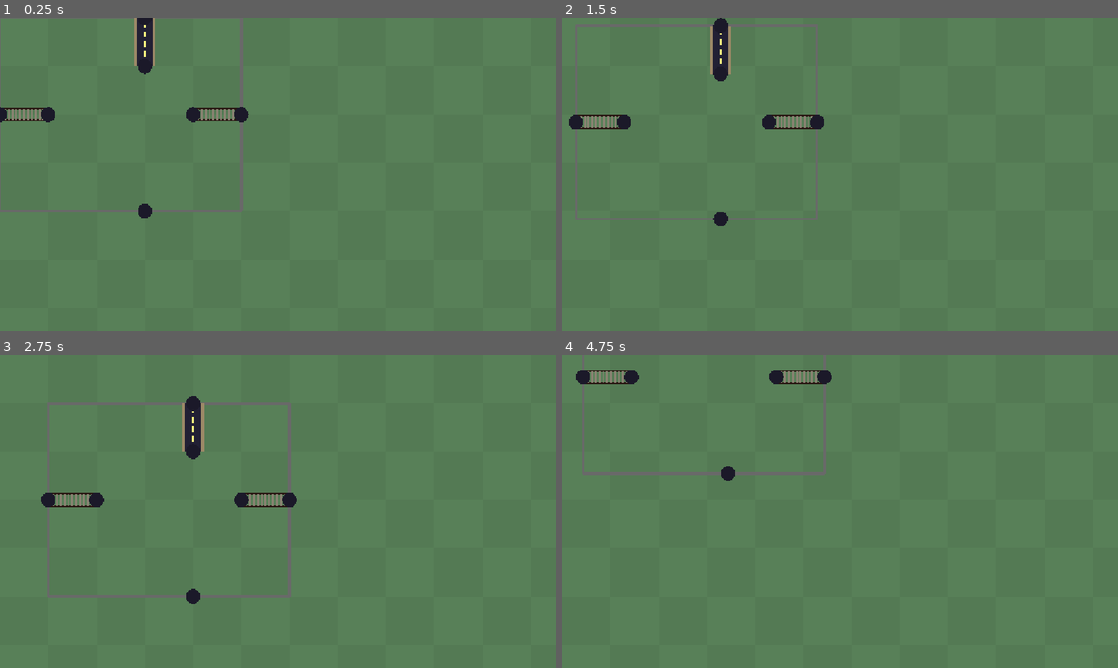
Above: before the commit, frames 1-4 (two rows, left to right).
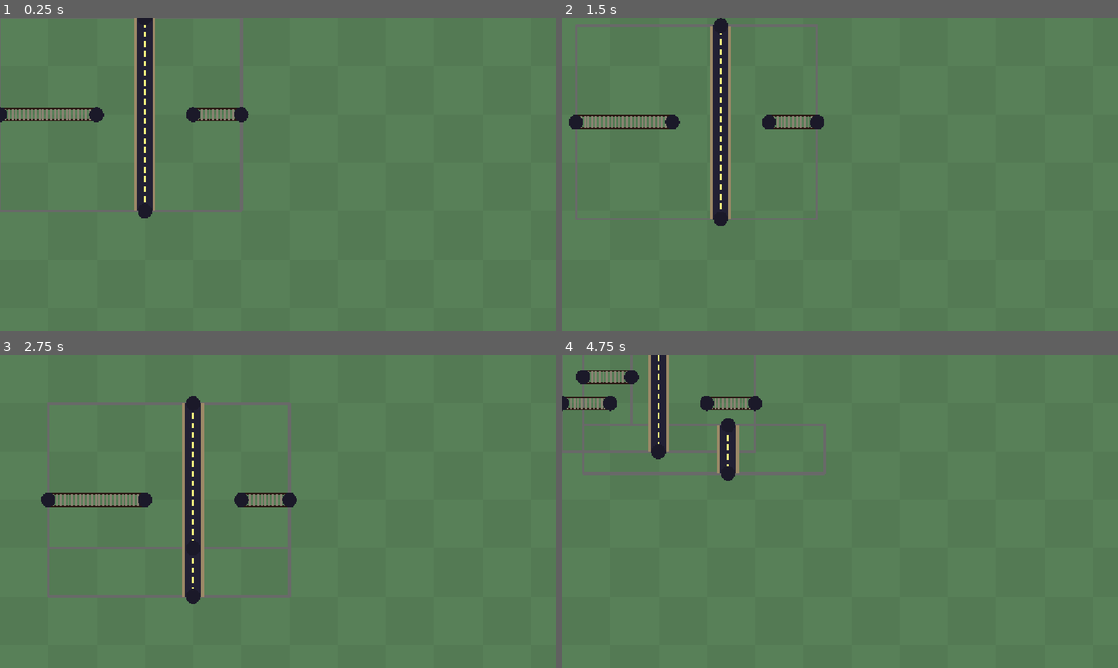
Above: after the commit, the same moments.

Repository: WishingWillow/photoshop-game
Game: Godot game, scene res://Tests/slice_test.tscn
The game is run twice, just before and just after one commit, with the same random seed, the same clock (stepped at 60 frames per second) and the same inputs. This scene is started directly instead of the project's main scene.
Inputs (mouse positions are in pixels of both pictures, inside the frame that each line leads up to):
- Up to frame 1 (0.25 s): no input
- Up to frame 2 (1.5 s): tap Enter at 0.5 s; move the mouse to (962, 158) at 0.52 s; hold Middle mouse button (camera_drag_mod) 0.53-1.25 s; click (962, 158) at 0.67 s; tap Space at 1.25 s; drag from (728, 190) to (812, 237) at 1.27 s
- Up to frame 3 (2.75 s): move the mouse to (50, 401) at 2.02 s; hold Middle mouse button (camera_drag_mod) from 2.03 s (still down); click (50, 401) at 2.17 s
- Up to frame 4 (4.75 s): release Middle mouse button (camera_drag_mod) at 2.75 s; tap Enter at 2.75 s; drag from (812, 574) to (673, 464) at 2.77 s; move the mouse to (1006, 558) at 3.52 s; hold Middle mouse button (camera_drag_mod) 3.53-4.25 s; click (1006, 558) at 3.67 s; drag from (673, 464) to (756, 433) at 4.27 s

The runs differ from the first frame. In frame 1, 2.0% of the frame differs, in the area x 7-28%, y 13-62%; in frame 2, 2.0%; in frame 3, 2.2%; in frame 4, 2.9%, in the area x 0-49%, y 0-38%.

Commit message:
SLICE, SLICE, BABY

Diff:
--- a/Scripts/abstract_layer.gd
+++ b/Scripts/abstract_layer.gd
@@ -15,9 +15,9 @@
 	"notify_layer_placement",
 	[{"name" : "layer", "type" : TYPE_OBJECT}])
 
-# TODO: initial position may vary instead of always being 0
 ## A layer's rectangle in playspace coordinates
-@onready var rect := Rect2(Vector2.ZERO, data.size)
+var rect : Rect2:
+	get: return Rect2(playspace_coords, data.size)
 
 var playspace_coords := Vector2i.ZERO
 
--- a/Scripts/layer.gd
+++ b/Scripts/layer.gd
@@ -5,7 +5,7 @@
 extends AbstractLayer
 
 ## An array of segments that's populated using the data in data
-@export var path_segments : Array[PathSegment] = []
+var path_segments : Array[PathSegment] = []
 
 @onready var outline := Line2D.new()
 
@@ -36,10 +36,17 @@
 
 
 func _ready() -> void:
-	_parse_data()
-
-
-func _parse_data() -> void:
+	parse_data()
+
+
+func parse_data() -> void:
+	# reset data
+	adjusted_node.queue_free()
+	adjusted_node = Node2D.new()
+	path_segments.clear()
+	outline = Line2D.new()
+	turned_state = 0
+
 	# all data needs to be scaled by the UNIT_SCALE, otherwise objects may only be a few pixels
 	# wide
 	layer_vertices = Util.get_rectangle_vertices(data.size)
@@ -133,7 +140,124 @@
 
 enum {X, Y}
 func slice(axis : int, value : int) -> Layer:
+	if not check_valid_slice(axis, value): return null
+
+	# split up the layer data by using the segment rectangles
+
+	var origin_slice_size := rect.size
+	var new_slice_size := rect.size
+	# the dimensions of the slice including the origin
+	origin_slice_size[axis] = value
+	# the dimensions of the new slice
+	new_slice_size[axis] = rect.size[axis] - value
+
+	var new_slice_position = Vector2i.ZERO
+	# origin of the new slice
+	new_slice_position[axis] = value
+
+	# add epsilon to sizes to account for epsilons added to segment rectangles
+	new_slice_size += Vector2.ONE * Consts.SEGMENT_WIDTH_EPSILON
+	origin_slice_size += Vector2.ONE * Consts.SEGMENT_WIDTH_EPSILON
+
+	var origin_slice_rect := Rect2(Vector2.ZERO, origin_slice_size)
+	var new_slice_rect := Rect2(new_slice_position, new_slice_size)
+
+	# go through segments, and sort them into which slice they are in. If it spans across both,
+	# add the full path segment to an array to split with precision
+	var segments_to_slice : Array[PathSegment] = []
+	var origin_segments : Array[PathSegment] = []
+	var new_segments : Array[PathSegment] = []
+	for segment : PathSegment in path_segments:
+		# NOTE: this doesn't account for 0 length paths (shouldn't show up in game but came across
+		# it in testing
+		for seg_rect : Rect2 in segment.segment_rects:
+			if not origin_slice_rect.encloses(seg_rect):
+				if not new_slice_rect.encloses(seg_rect):
+					origin_segments.erase(segment)
+					new_segments.erase(segment)
+					segments_to_slice.append(segment)
+					break
+				# the segment could be in the new slice
+				if new_segments.is_empty() or not new_segments.back() == segment:
+					new_segments.append(segment)
+			# the segment could be in the origin slice
+			elif origin_segments.is_empty() or not origin_segments.back() == segment:
+				origin_segments.append(segment)
+
+	# create new LayerDatas and start populating them with known values
+	var origin_data := LayerData.new()
+	origin_data.size = origin_slice_size
+	add_path_data_from_segments(origin_data, Vector2i.ZERO, origin_segments)
+
+	var new_data := LayerData.new()
+	new_data.size = new_slice_size
+	add_path_data_from_segments(new_data, new_slice_position, new_segments)
+
+	# now split and sort crossing segments
+	for segment : PathSegment in segments_to_slice:
+		var origin_path := PathData.new()
+		var new_path := PathData.new()
+		var origin_line := IntegerLine.new()
+		var new_line := IntegerLine.new()
+		origin_path.type = segment.type
+		origin_path.segments.append(origin_line)
+		origin_data.paths.append(origin_path)
+		new_path.segments.append(new_line)
+		new_path.type = segment.type
+		new_data.paths.append(new_path)
+		for seg_rect : Rect2 in segment.segment_rects:
+			var start_point := Vector2i(round(seg_rect.position))
+			var start_in_origin : bool = false
+			if origin_slice_rect.has_point(start_point):
+				origin_line.points.append(start_point)
+				start_in_origin = true
+			elif new_slice_rect.has_point(start_point):
+				new_line.points.append(start_point - new_slice_position)
+			var end_point := Vector2i(round(seg_rect.position + seg_rect.size))
+			var end_in_origin : bool = false
+			if origin_slice_rect.has_point(end_point):
+				origin_line.points.append(end_point)
+				end_in_origin = true
+			elif new_slice_rect.has_point(end_point):
+				new_line.points.append(end_point - new_slice_position)
+
+			# the segment crosses the slice boundary, so new points need to be made
+			if not start_in_origin == end_in_origin:
+				var new_point := start_point
+				new_point[axis] = value
+				# if the start is in the origin, then we should append to the origin line and
+				# prepend to the new line, and vice versa (I think)
+				if start_in_origin:
+					origin_line.points.push_back(new_point)
+					new_line.points.push_front(new_point - new_slice_position)
+				else:
+					origin_line.points.push_front(new_point)
+					new_line.points.push_back(new_point - new_slice_position)
+
+	data = origin_data
+	parse_data()
+	var new_layer := Layer.new()
+	new_layer.data = new_data
+	new_layer.position = position + Util.scale_vec_to_unit_size(new_slice_position)
+	Playspace.add_layer(new_layer)
 	return self
+
+
+func add_path_data_from_segments(
+	layer_data : LayerData, segment_offset : Vector2i, segments : Array[PathSegment]) -> void:
+	for segment : PathSegment in segments:
+		var path_data := PathData.new()
+		path_data.type = segment.type
+		var line_data := IntegerLine.new()
+		path_data.segments.append(line_data)
+		for seg_rect : Rect2 in segment.segment_rects:
+			line_data.points.append(Vector2i(round(seg_rect.position)) - segment_offset)
+		# add the last point
+		line_data.points.append(Vector2i(round(
+			segment.segment_rects.back().position +\
+			segment.segment_rects.back().size)) -\
+			segment_offset)
+		layer_data.paths.append(path_data)
 
 
 func check_valid_slice(axis : int, value : int) -> bool:
--- a/Scripts/path_segment.gd
+++ b/Scripts/path_segment.gd
@@ -46,10 +46,15 @@
 
 	# create rectangles for every line segment in the integer line
 	for i : int in range(0, line_data.points.size() - 1):
-		var rect_size : Vector2 = abs(line_data.points[i + 1] - line_data.points[i])
+		var rect_pos : Vector2 = line_data.points[i]
+		var rect_size : Vector2 = line_data.points[i + 1] - line_data.points[i]
+		# switch position if size is negative
+		if rect_size.x < 0 or rect_size.y < 0:
+			rect_pos = line_data.points[i+1]
+			rect_size = abs(rect_size)
 		# offset size by epsilon to create rectangle with area
 		rect_size += Vector2.ONE * Consts.SEGMENT_WIDTH_EPSILON
-		segment_rects.append(Rect2(line_data.points[i], rect_size))
+		segment_rects.append(Rect2(rect_pos, rect_size))
 
 
 	start_cap = PathCap.new(line_data.points.front(), type_in)
--- a/Scripts/playspace.gd
+++ b/Scripts/playspace.gd
@@ -7,10 +7,17 @@
 
 var playspace_size : Vector2
 
+static var instance : Playspace
+
+static func add_layer(layer : AbstractLayer) -> void:
+	instance.add_child(layer)
+	layer.snap_to_playspace()
+
 
 ## set size when entering tree so children have access to it on _ready
 func _enter_tree() -> void:
 	playspace_size = get_viewport_rect().size * PLAYSPACE_SCALE
+	instance = self
 
 
 func _ready() -> void:
--- a/Tests/move.gd
+++ b/Tests/move.gd
@@ -7,3 +7,5 @@
 @export var add_position : Vector2i
 @export var turn : int
 @export var mirror : Mirror
+@export var slice_x : int
+@export var slice_y : int
--- a/Tests/slice_test.tscn
+++ b/Tests/slice_test.tscn
@@ -1,42 +1,51 @@
 [gd_scene format=3 uid="uid://bhevqg2gfadbo"]
 
-[ext_resource type="Script" uid="uid://cgontdnjr73kn" path="res://Tests/slice_test.gd" id="1_1nrbo"]
+[ext_resource type="Script" uid="uid://jvawcp8u00m1" path="res://Tests/test_script.gd" id="1_2a0m8"]
+[ext_resource type="Script" uid="uid://bnh2m3iwas8kl" path="res://Tests/move.gd" id="2_ty2g0"]
 [ext_resource type="Script" uid="uid://dp3hhgt553i2x" path="res://Scripts/layer.gd" id="3_d0w0s"]
 [ext_resource type="Script" uid="uid://d3caukbg170et" path="res://Scripts/Resource Definitions/path_data.gd" id="4_uerem"]
 [ext_resource type="Script" uid="uid://ciogh5wk1jw2j" path="res://Scripts/Resource Definitions/integer_line.gd" id="5_wclam"]
 [ext_resource type="Script" uid="uid://bbo6xxrspebam" path="res://Scripts/playspace.gd" id="6_2a0m8"]
 [ext_resource type="Script" uid="uid://blbxmua7tt4nf" path="res://Scripts/Resource Definitions/layer_data.gd" id="6_iyvmv"]
+[ext_resource type="Script" uid="uid://dgcvil2fki4os" path="res://Scripts/level.gd" id="7_gjtxr"]
 [ext_resource type="Script" uid="uid://b4og7va0hatyf" path="res://Scripts/bounded_camera.gd" id="7_ty2g0"]
+
+[sub_resource type="Resource" id="Resource_2a0m8"]
+script = ExtResource("2_ty2g0")
+layer_path = NodePath("Layer1")
+slice_y = 3
+metadata/_custom_type_script = "uid://bnh2m3iwas8kl"
+
+[sub_resource type="Resource" id="Resource_d0w0s"]
+script = ExtResource("2_ty2g0")
+layer_path = NodePath("Layer1")
+slice_x = 1
+metadata/_custom_type_script = "uid://bnh2m3iwas8kl"
 
 [sub_resource type="Resource" id="Resource_qiicd"]
 script = ExtResource("5_wclam")
-points = Array[Vector2i]([Vector2i(0, 2), Vector2i(1, 2)])
+points = Array[Vector2i]([Vector2i(0, 2), Vector2i(2, 2)])
 metadata/_custom_type_script = "uid://ciogh5wk1jw2j"
 
-[sub_resource type="Resource" id="Resource_2a0m8"]
+[sub_resource type="Resource" id="Resource_gjtxr"]
 script = ExtResource("5_wclam")
 points = Array[Vector2i]([Vector2i(4, 2), Vector2i(5, 2)])
 metadata/_custom_type_script = "uid://ciogh5wk1jw2j"
 
 [sub_resource type="Resource" id="Resource_ty2g0"]
 script = ExtResource("4_uerem")
-segments = Array[ExtResource("5_wclam")]([SubResource("Resource_qiicd"), SubResource("Resource_2a0m8")])
+segments = Array[ExtResource("5_wclam")]([SubResource("Resource_qiicd"), SubResource("Resource_gjtxr")])
 metadata/_custom_type_script = "uid://d3caukbg170et"
-
-[sub_resource type="Resource" id="Resource_d0w0s"]
-script = ExtResource("5_wclam")
-points = Array[Vector2i]([Vector2i(3, 4)])
-metadata/_custom_type_script = "uid://ciogh5wk1jw2j"
 
 [sub_resource type="Resource" id="Resource_uerem"]
 script = ExtResource("5_wclam")
-points = Array[Vector2i]([Vector2i(3, 1), Vector2i(3, 0)])
+points = Array[Vector2i]([Vector2i(3, 4), Vector2i(3, 0)])
 metadata/_custom_type_script = "uid://ciogh5wk1jw2j"
 
 [sub_resource type="Resource" id="Resource_wclam"]
 script = ExtResource("4_uerem")
 type = 1
-segments = Array[ExtResource("5_wclam")]([SubResource("Resource_d0w0s"), SubResource("Resource_uerem")])
+segments = Array[ExtResource("5_wclam")]([SubResource("Resource_uerem")])
 metadata/_custom_type_script = "uid://d3caukbg170et"
 
 [sub_resource type="Resource" id="Resource_iyvmv"]
@@ -45,8 +54,16 @@
 paths = Array[ExtResource("4_uerem")]([SubResource("Resource_ty2g0"), SubResource("Resource_wclam")])
 metadata/_custom_type_script = "uid://blbxmua7tt4nf"
 
-[node name="test2" type="Node2D" unique_id=2127906253]
-script = ExtResource("1_1nrbo")
+[sub_resource type="Resource" id="Resource_gq568"]
+script = ExtResource("6_iyvmv")
+size = Vector2i(10, 10)
+metadata/_custom_type_script = "uid://blbxmua7tt4nf"
+
+[node name="test2" type="Node2D" unique_id=2127906253 node_paths=PackedStringArray("level", "layers")]
+script = ExtResource("1_2a0m8")
+level = NodePath("Level")
+layers = [NodePath("Layer1")]
+moves = Array[ExtResource("2_ty2g0")]([SubResource("Resource_2a0m8"), SubResource("Resource_d0w0s")])
 
 [node name="Layer1" type="Node2D" parent="." unique_id=577652057]
 script = ExtResource("3_d0w0s")
@@ -63,3 +80,8 @@
 limit_enabled = false
 editor_draw_drag_margin = true
 script = ExtResource("7_ty2g0")
+
+[node name="Level" type="Node2D" parent="." unique_id=775329786]
+script = ExtResource("7_gjtxr")
+data = SubResource("Resource_gq568")
+metadata/_custom_type_script = "uid://dgcvil2fki4os"
--- a/Tests/test_script.gd
+++ b/Tests/test_script.gd
@@ -12,6 +12,14 @@
 	for move : Move in moves:
 		await get_tree().create_timer(2).timeout
 		var layer : Layer = get_node(move.layer_path)
+
+		if not move.slice_x == 0:
+			assert(layer.slice(Layer.X, move.slice_x) != null)
+			continue
+		if not move.slice_y == 0:
+			assert(layer.slice(Layer.Y, move.slice_y) != null)
+			continue
+
 		if not move.add_position == Vector2i.ZERO:
 			var current_position := layer.level_position
 			layer.set_level_position(level, current_position + move.add_position)
@@ -19,6 +27,7 @@
 			layer.turn(move.turn)
 		if not move.mirror == Move.Mirror.NONE:
 			assert(false, "mirror not supported right now")
+
 		print ("checking level complete: ", level.check_complete())
 
 	print ("test complete.")
